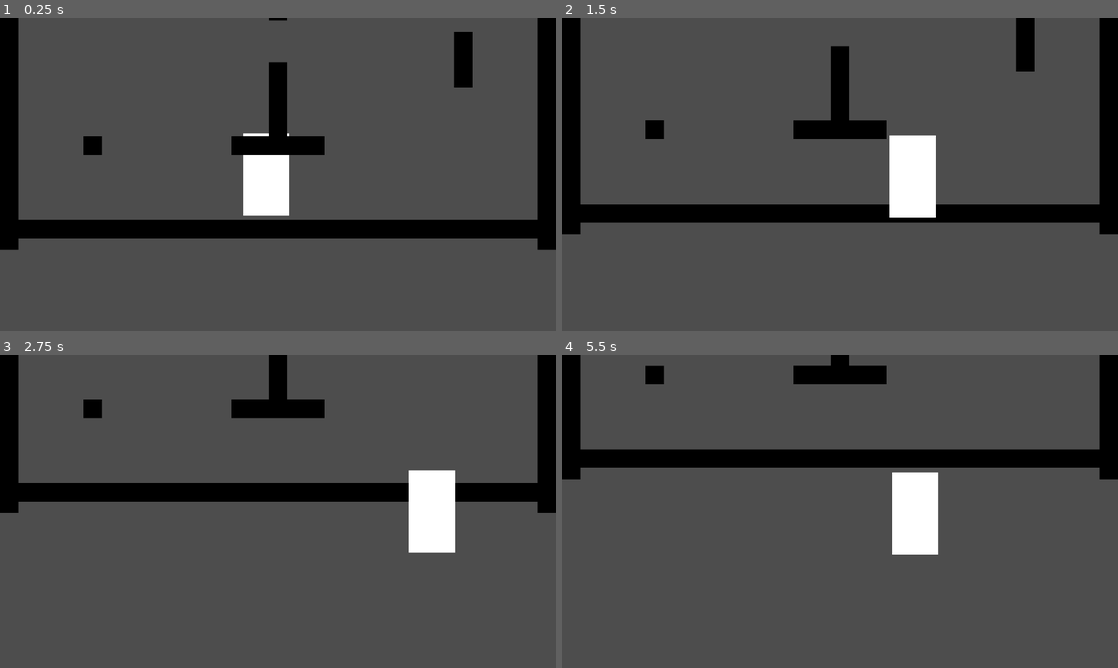
Above: before the commit, frames 1-4 (two rows, left to right).
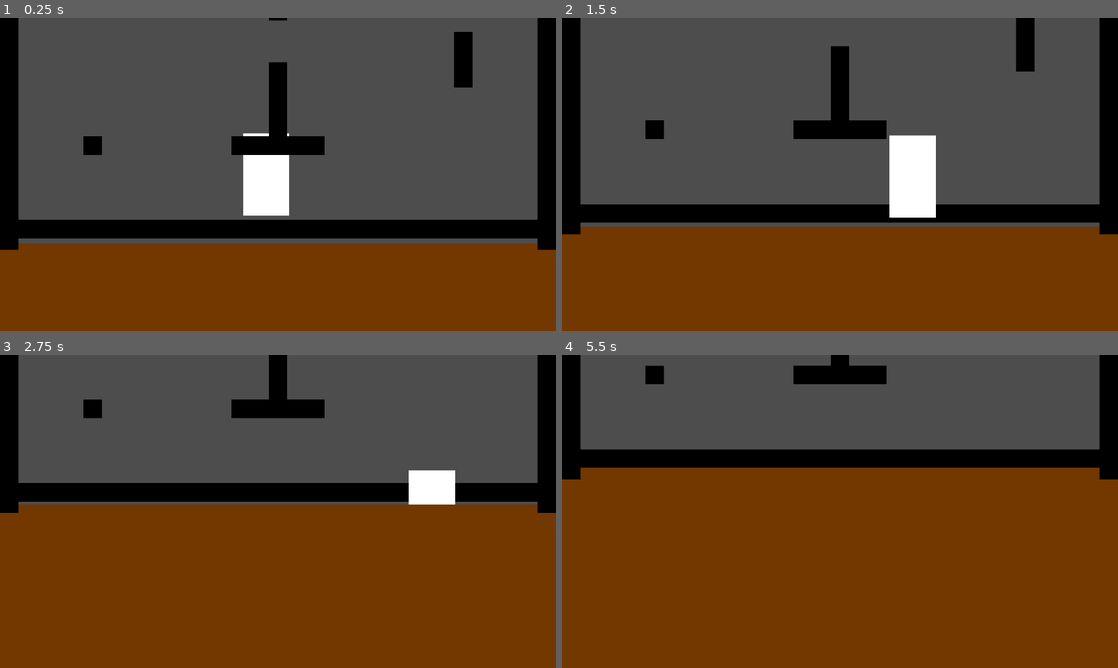
Above: after the commit, the same moments.

Repository: Mseavers1/Orpheus-Ascent
Game: Godot game, scene res://scenes/TempScene.tscn
Same seed, same stepped clock (60 frames per second), same inputs: the game is played once before the commit and once after it. This scene is started directly instead of the project's main scene.
Inputs:
- Up to frame 1 (0.25 s): no input
- Up to frame 2 (1.5 s): tap Enter at 0.5 s; hold D (move-right) 0.53-1.28 s; tap Space (jump) at 0.77 s; hold S (move-down) from 1.28 s (still down)
- Up to frame 3 (2.75 s): tap Space (jump) at 1.52 s; release S (move-down) at 2.03 s; hold D (move-right) from 2.03 s (still down)
- Up to frame 4 (5.5 s): tap Space (jump) at 3.02, 3.77, 4.52 s; release D (move-right) at 3.53 s; hold A (move-left) 3.53-5.03 s; hold S (move-down) from 5.03 s (still down)

The runs differ from the first frame. In frame 1, 28% of the frame differs, in the area x 0-100%, y 72-100%; in frame 2, 33%; in frame 3, 52%; in frame 4, 64%, in the area x 0-100%, y 36-100%.

Commit message:
Implemented basic lava

Diff:
--- /dev/null
+++ b/Csc-275-project/scenes/Lava.tscn
@@ -0,0 +1,13 @@
+[gd_scene load_steps=2 format=3 uid="uid://dim5l11cdha5l"]
+
+[ext_resource type="Script" path="res://scripts/Lava_Logic.gd" id="1_r6q6i"]
+
+[node name="Lava" type="Node2D"]
+script = ExtResource("1_r6q6i")
+
+[node name="ColorRect" type="ColorRect" parent="."]
+z_index = 1
+offset_left = -960.0
+offset_right = 960.0
+offset_bottom = 1080.0
+color = Color(0.45098, 0.215686, 0, 1)
--- a/Csc-275-project/scenes/TempScene.tscn
+++ b/Csc-275-project/scenes/TempScene.tscn
@@ -1,8 +1,9 @@
-[gd_scene load_steps=4 format=3 uid="uid://cykm5wcd57mry"]
+[gd_scene load_steps=5 format=3 uid="uid://cykm5wcd57mry"]
 
 [ext_resource type="Script" path="res://scripts/PlatformGeneration.gd" id="1_bx10i"]
 [ext_resource type="PackedScene" uid="uid://cohf1yqeswom8" path="res://scenes/Floor.tscn" id="2_5ofet"]
 [ext_resource type="PackedScene" uid="uid://bgn04w7ih44h" path="res://scenes/PlayerCharacter.tscn" id="3_xbidr"]
+[ext_resource type="PackedScene" uid="uid://dim5l11cdha5l" path="res://scenes/Lava.tscn" id="4_w5ylt"]
 
 [node name="TempScene" type="Node2D" node_paths=PackedStringArray("camera", "player")]
 script = ExtResource("1_bx10i")
@@ -18,3 +19,7 @@
 [node name="PlayerCharacter" parent="." instance=ExtResource("3_xbidr")]
 position = Vector2(919, 820)
 gravity_scale = 0.0
+
+[node name="Lava" parent="." instance=ExtResource("4_w5ylt")]
+z_index = 1
+position = Vector2(960, 1059)
--- a/Csc-275-project/scenes/Walls.tscn
+++ b/Csc-275-project/scenes/Walls.tscn
@@ -5,9 +5,11 @@
 [node name="Platform6" type="Node2D"]
 
 [node name="Wall" type="Sprite2D" parent="."]
+z_index = 2
 position = Vector2(-928, 540)
 texture = ExtResource("1_orr4f")
 
 [node name="Wall2" type="Sprite2D" parent="."]
+z_index = 2
 position = Vector2(928, 540)
 texture = ExtResource("1_orr4f")
--- /dev/null
+++ b/Csc-275-project/scripts/Lava_Logic.gd
@@ -0,0 +1,30 @@
+extends Node2D
+
+# Constraints
+var minLavaSpeed = 2
+var maxLavaSpeed = 110
+
+# Vars
+var time = 0
+var lavaSpeed = 0
+
+func _start():
+	lavaSpeed = minLavaSpeed
+
+# Functions that controls how fast the lava goes
+func _speed_function_linear(slope):
+	lavaSpeed = minLavaSpeed + (slope * time)
+
+func _speed_function_log(slope, inside):
+	lavaSpeed = minLavaSpeed + (slope * log(inside * (time + 1)))
+
+func _speed_function_pow(slope, exp):
+	lavaSpeed = minLavaSpeed + (slope * (pow(time, exp)))
+
+# Called every frame. 'delta' is the elapsed time since the previous frame.
+func _process(delta):
+	position.y -= delta * lavaSpeed
+	time += delta
+
+	if lavaSpeed < maxLavaSpeed:
+		_speed_function_linear(0.5)
